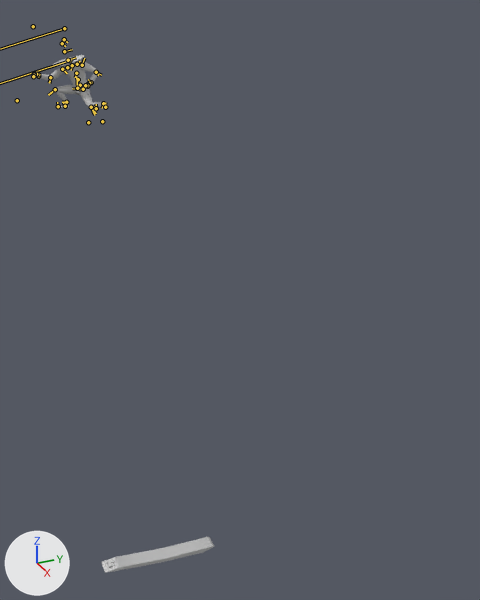
What one commit did to the FBX model Assets/Animation/Dubu/Dash_Punch.FBX.
The view is the same before and after, from a 50 mm lens placed at (12.37, -2.97, 1.82), pointed at (-0.58, 2.85, -4.66). The axes (+X, +Y, +Z) are drawn at lower left. The lights are the same throughout. Both versions are drawn at frame 28 of the action 'AtomicPunch'; the numbers are the values there. The bones that bend it are drawn over the model as lines.

The first picture shows 'CH_Tofu', 'Tofu'.
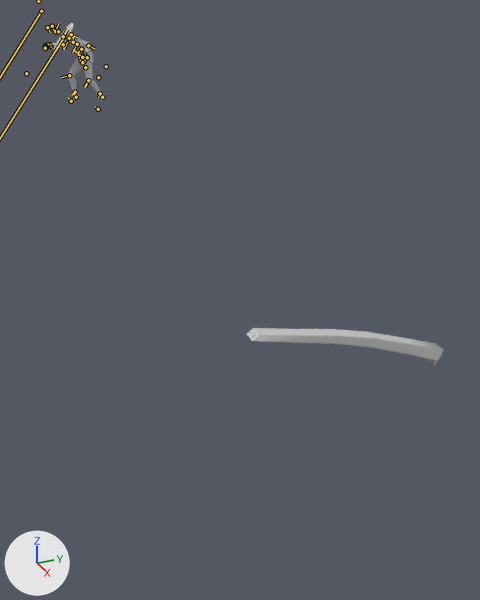
Pixel boxes (x1, y1, x2, y2) of what changed, in the pictures (480 x 600 px):
'Tofu', posed (75% wider, 8% taller): before (101, 537, 214, 573); after (246, 328, 444, 367)
'CH_Tofu', posed (21% narrower, 45% taller): before (33, 55, 108, 109); after (45, 23, 104, 102)
bone 'Bip001 Spine', root to tip: before (80, 85) to (77, 86); after (84, 54) to (80, 57)
bone 'Bip001 Spine1', root to tip: before (78, 79) to (78, 80); after (81, 49) to (77, 53)
bone 'Bip001 Spine2', root to tip: before (76, 73) to (75, 77); after (77, 44) to (72, 52)
bone 'headspring2', root to tip: before (64, 51) to (72, 49); after (55, 31) to (58, 23)
bone 'headspring3', root to tip: before (62, 43) to (65, 46); after (47, 27) to (50, 32)
bone 'Bip001 L Clavicle', root to tip: before (77, 64) to (80, 61); after (70, 40) to (73, 35)
bone 'Bip001 L UpperArm', root to tip: before (82, 65) to (84, 58); after (73, 42) to (73, 34)
bone 'Bip001 L Forearm', root to tip: before (96, 72) to (101, 75); after (88, 45) to (94, 48)
bone 'Bip001 L Hand', root to tip: before (91, 82) to (88, 79); after (85, 56) to (83, 57)
bone 'Bip001 L ForeTwist', root to tip: before (96, 72) to (98, 75); after (88, 45) to (94, 48)
bone 'Bip001 R Clavicle', root to tip: before (67, 67) to (67, 65); after (69, 38) to (71, 35)
bone 'Bip001 R UpperArm', root to tip: before (62, 69) to (67, 73); after (71, 34) to (77, 37)
bone 'Bip001 L Thigh', root to tip: before (83, 89) to (72, 88); after (87, 57) to (78, 55)
bone 'Bip001 L Calf', root to tip: before (91, 107) to (96, 113); after (88, 80) to (85, 87)
bone 'Bip001 L Foot', root to tip: before (103, 103) to (102, 108); after (100, 93) to (98, 97)
bone 'Bip001 L Toe0', root to tip: before (105, 107) to (105, 102); after (102, 97) to (99, 95)
bone 'Bip001 R Thigh', root to tip: before (77, 88) to (76, 76); after (82, 57) to (73, 49)
bone 'Bip001 R Calf', root to tip: before (55, 89) to (48, 95); after (69, 75) to (61, 77)
bone 'Bip001 R Foot', root to tip: before (66, 102) to (62, 102); after (75, 92) to (71, 95)

What changed in the scene script:
```text
Change bone_rig_object:
    where bone_rig_object = bpy.data.objects['Bip001']  # the whole rig 'Bip001'
    bone_rig_object.location: (-0.02, -0.5, 0.32) -> (0.0, -0.37, 0.84)
    bone_rig_object.rotation_euler: (0.0, 0.0, -1.292) -> (0.0, 0.0, -1.344)  # degrees (0, 0, -74) -> degrees (0, 0, -77)
Change bone_bip001_spine:
    where bone_bip001_spine = bpy.data.objects['Bip001'].pose.bones['Bip001 Spine']  # child of 'Bip001 Pelvis'
    bone_bip001_spine.rotation_quaternion: (0.942, 0.328, 0.067, 0.024) -> (0.974, -0.014, -0.071, 0.216)  # degrees (39, 6, 5) -> degrees (-3, -8, 25)
Change bone_bip001_spine1:
    where bone_bip001_spine1 = bpy.data.objects['Bip001'].pose.bones['Bip001 Spine1']  # child of 'Bip001 Spine'
    bone_bip001_spine1.rotation_quaternion: (0.972, 0.214, -0.014, 0.096) -> (0.981, -0.081, 0.033, 0.17)  # degrees (25, -4, 10) -> degrees (-9, 5, 19)
Change bone_bip001_spine2:
    where bone_bip001_spine2 = bpy.data.objects['Bip001'].pose.bones['Bip001 Spine2']  # child of 'Bip001 Spine1'
    bone_bip001_spine2.rotation_quaternion: (0.966, -0.136, 0.097, 0.196) -> (0.976, -0.033, 0.048, 0.208)  # degrees (-13, 14, 21) -> degrees (-3, 6, 24)
Change bone_bip001_head:
    where bone_bip001_head = bpy.data.objects['Bip001'].pose.bones['Bip001 Head']  # child of 'Bip001 Neck'
    bone_bip001_head.rotation_quaternion: (0.854, -0.517, -0.029, -0.044) -> (0.995, 0.074, 0.028, 0.058)  # degrees (-62, -5, -3) -> degrees (9, 3, 7)
Change bone_headspring2:
    where bone_headspring2 = bpy.data.objects['Bip001'].pose.bones['headspring2']  # child of 'headspring1'
    bone_headspring2.rotation_quaternion: (1.0, 0.0, -0.009, 0.021) -> (0.997, 0.0, 0.004, -0.079)  # degrees (0, -1, 2) -> degrees (0, 0, -9)
Change bone_headspring3:
    where bone_headspring3 = bpy.data.objects['Bip001'].pose.bones['headspring3']  # child of 'headspring2'
    bone_headspring3.rotation_quaternion: (-0.901, -0.05, 0.091, -0.422) -> (0.408, -0.086, 0.035, 0.908)  # degrees (1, -12, 50) -> degrees (0, 11, 132)
Change bone_bip001_l_clavicle:
    where bone_bip001_l_clavicle = bpy.data.objects['Bip001'].pose.bones['Bip001 L Clavicle']  # child of 'Bip001 Spine2'
    bone_bip001_l_clavicle.rotation_quaternion: (0.966, 0.03, 0.134, -0.219) -> (0.987, -0.012, 0.137, 0.085)  # degrees (0, 16, -26) -> degrees (0, 16, 10)
Change bone_bip001_l_upperarm:
    where bone_bip001_l_upperarm = bpy.data.objects['Bip001'].pose.bones['Bip001 L UpperArm']  # child of 'Bip001 L Clavicle'
    bone_bip001_l_upperarm.rotation_quaternion: (0.948, 0.117, 0.295, -0.007) -> (0.815, -0.168, 0.537, 0.138)  # degrees (15, 34, 4) -> degrees (-19, 67, 6)
Change bone_bip001_l_forearm:
    where bone_bip001_l_forearm = bpy.data.objects['Bip001'].pose.bones['Bip001 L Forearm']  # child of 'Bip001 L UpperArm'
    bone_bip001_l_forearm.rotation_quaternion: (0.74, 0.0, 0.0, -0.673) -> (0.672, 0.0, 0.0, -0.74)  # degrees (0, 0, -85) -> degrees (0, 0, -96)
Change bone_bip001_l_hand:
    where bone_bip001_l_hand = bpy.data.objects['Bip001'].pose.bones['Bip001 L Hand']  # child of 'Bip001 L Forearm'
    bone_bip001_l_hand.rotation_quaternion: (0.722, -0.657, -0.052, 0.211) -> (0.999, -0.038, 0.024, -0.009)  # degrees (-82, 12, 22) -> degrees (-4, 3, -1)
Change bone_bip001_l_foretwist:
    where bone_bip001_l_foretwist = bpy.data.objects['Bip001'].pose.bones['Bip001 L ForeTwist']  # child of 'Bip001 L Forearm'
    bone_bip001_l_foretwist.rotation_quaternion: (0.938, -0.347, 0.0, 0.0) -> (1.0, -0.02, 0.0, 0.0)  # degrees (-41, 0, 0) -> degrees (-2, 0, 0)
Change bone_bip001_r_clavicle:
    where bone_bip001_r_clavicle = bpy.data.objects['Bip001'].pose.bones['Bip001 R Clavicle']  # child of 'Bip001 Spine2'
    bone_bip001_r_clavicle.rotation_quaternion: (0.991, 0.009, 0.079, -0.109) -> (0.918, 0.036, -0.085, 0.385)  # degrees (0, 9, -12) -> degrees (0, -11, 46)
Change bone_bip001_r_upperarm:
    where bone_bip001_r_upperarm = bpy.data.objects['Bip001'].pose.bones['Bip001 R UpperArm']  # child of 'Bip001 R Clavicle'
    bone_bip001_r_upperarm.rotation_quaternion: (0.729, 0.67, -0.139, 0.002) -> (0.457, 0.313, -0.313, -0.772)  # degrees (86, -12, -11) -> degrees (52, 11, -113)
Change bone_bip001_l_thigh:
    where bone_bip001_l_thigh = bpy.data.objects['Bip001'].pose.bones['Bip001 L Thigh']  # child of 'Bip001 Pelvis'
    bone_bip001_l_thigh.rotation_quaternion: (0.934, -0.05, 0.351, 0.042) -> (0.972, -0.167, 0.119, 0.111)  # degrees (-5, 41, 3) -> degrees (-18, 16, 11)
Change bone_bip001_l_calf:
    where bone_bip001_l_calf = bpy.data.objects['Bip001'].pose.bones['Bip001 L Calf']  # child of 'Bip001 L Thigh'
    bone_bip001_l_calf.rotation_quaternion: (0.698, 0.0, 0.0, -0.717) -> (0.938, 0.0, 0.0, -0.346)  # degrees (0, 0, -92) -> degrees (0, 0, -40)
Change bone_bip001_l_foot:
    where bone_bip001_l_foot = bpy.data.objects['Bip001'].pose.bones['Bip001 L Foot']  # child of 'Bip001 L Calf'
    bone_bip001_l_foot.rotation_quaternion: (0.909, 0.382, -0.082, 0.146) -> (0.94, 0.152, 0.0, -0.306)  # degrees (44, -15, 12) -> degrees (17, 5, -35)
Change bone_bip001_l_toe0:
    where bone_bip001_l_toe0 = bpy.data.objects['Bip001'].pose.bones['Bip001 L Toe0']  # child of 'Bip001 L Foot'
    bone_bip001_l_toe0.rotation_quaternion: (0.86, -0.019, 0.032, 0.509) -> (0.999, -0.031, 0.019, 0.035)  # degrees (0, 4, 61) -> degrees (-3, 2, 4)
Change bone_bip001_r_thigh:
    where bone_bip001_r_thigh = bpy.data.objects['Bip001'].pose.bones['Bip001 R Thigh']  # child of 'Bip001 Pelvis'
    bone_bip001_r_thigh.rotation_quaternion: (0.723, 0.104, -0.164, 0.663) -> (0.934, 0.162, -0.066, 0.31)  # degrees (-4, -22, 86) -> degrees (16, -13, 35)
Change bone_bip001_r_calf:
    where bone_bip001_r_calf = bpy.data.objects['Bip001'].pose.bones['Bip001 R Calf']  # child of 'Bip001 R Thigh'
    bone_bip001_r_calf.rotation_quaternion: (0.561, 0.0, 0.0, -0.828) -> (0.949, 0.0, 0.0, -0.314)  # degrees (0, 0, -112) -> degrees (0, 0, -37)
Change bone_bip001_r_foot:
    where bone_bip001_r_foot = bpy.data.objects['Bip001'].pose.bones['Bip001 R Foot']  # child of 'Bip001 R Calf'
    bone_bip001_r_foot.rotation_quaternion: (0.973, 0.09, 0.071, 0.2) -> (0.943, 0.058, 0.022, -0.327)  # degrees (12, 6, 24) -> degrees (5, 5, -38)
```
